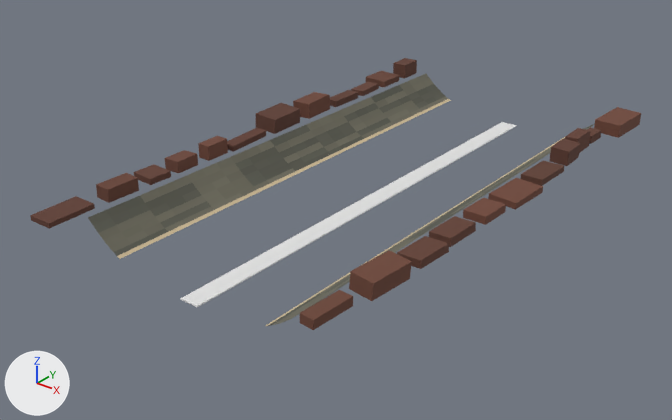
The glTF model sketches/core-loop/assets/models/park/lava_wash.glb, before and after one commit.
The view is the same before and after, from a 50 mm camera at (51.1, -98.3, 40.6) aimed at (-2.5, -31.3, -1.0). Lighting does not change. The marker at lower left points along +X, +Y and +Z. The picture after the commit comes second. Where no turn or scale is listed for an object, it has been applied to the vertices. Vertices at exactly the same position are counted once.

In view in the first picture: 'lava_wash', 'lava_wash-col'.
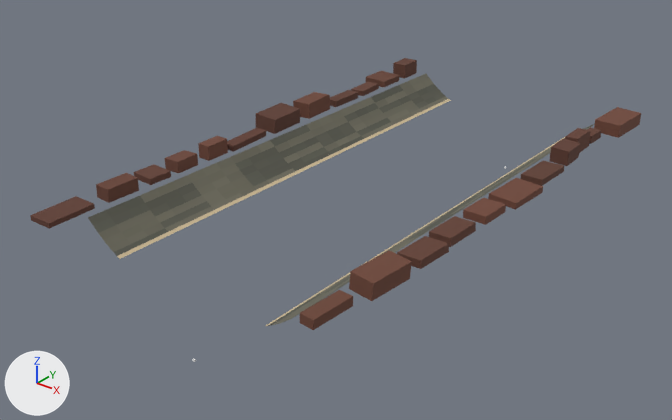
Where the change shows, as pixel boxes (x1, y1, x2, y2) in the pictures (672 x 420 px):
'lava_wash-col', reshaped (7% narrower)
    before: (180, 122, 517, 307)
    after: (192, 166, 506, 362)

The change in detail:
me_lava_wash_col is used by ob_lava_wash_col; location (0.0, 0.0, 0.0).
me_lava_wash_col had 8 vertices, 12 faces and spanned x -1.0..1.0, y -54.0..0.0, z -0.2.
me_lava_wash_col now has 16 vertices, 24 faces and spans x -0.1..0.1, y -54.0..0.0, z -6.1..-5.9.
me_lava_wash_col part 1: the whole mesh is rebuilt.
